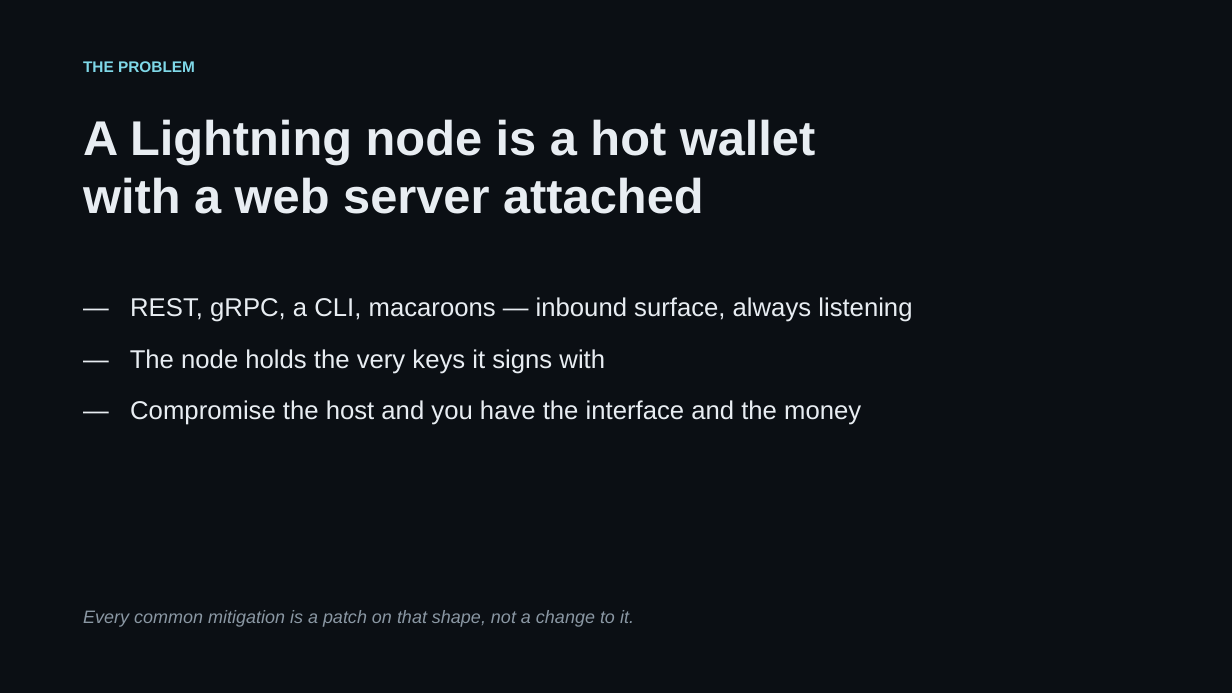
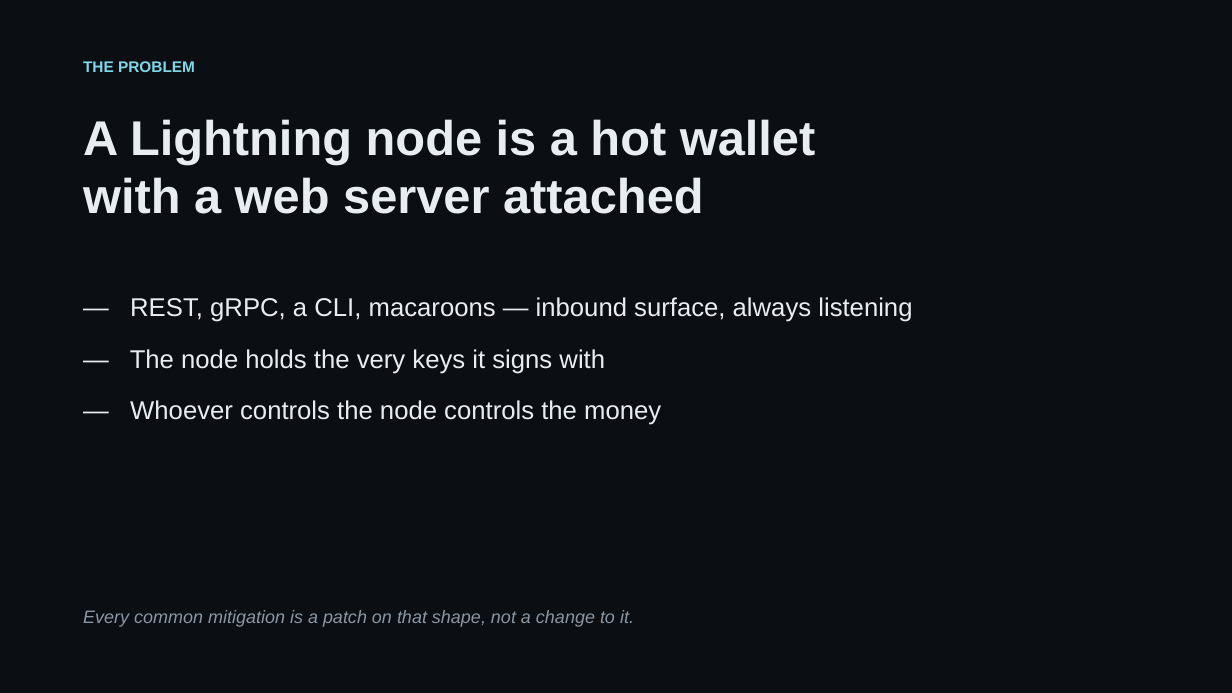
Before and after one commit to DarkWebDivingClub/dln-node, a slide deck: slide 2 of doc/diamond-lightning-node.pptx. Drawn at 1232x693 pixels with LibreOffice and Linux fonts; fonts in the diff are those of the drawing. Boxes give left, top, right and bottom in pixels: in the first picture for what was removed or moved away, otherwise in the second. Text is boxed around its words. In the diff, an @@ line names an element or a change of style, - is before the commit and + after.

```diff
--- a/doc/diamond-lightning-node.pptx
+++ b/doc/diamond-lightning-node.pptx
@@ text at (130,400,661,425): text changed @@
-— Compromise the host and you have the interface and the money
+— Whoever controls the node controls the money
```
Also in this commit, not shown: 3 other slides changed, 2 slides added, 2 slides removed.
